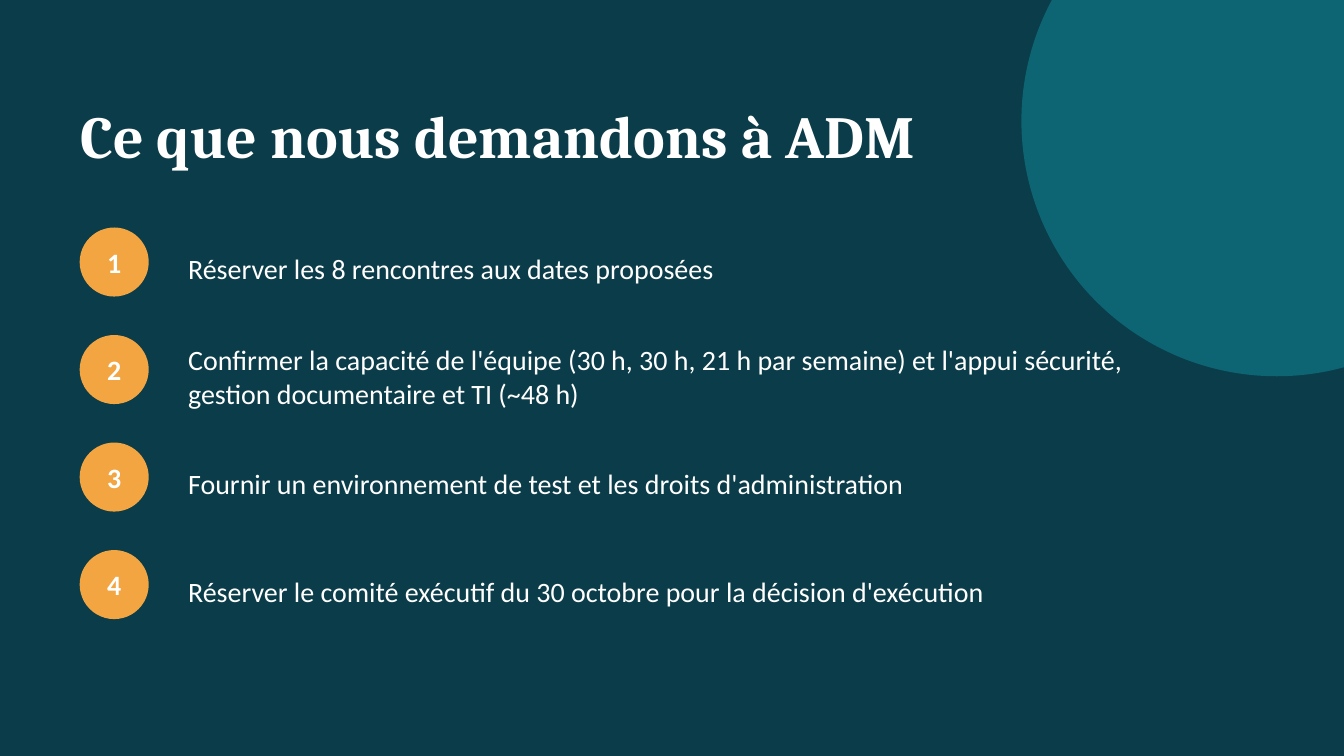
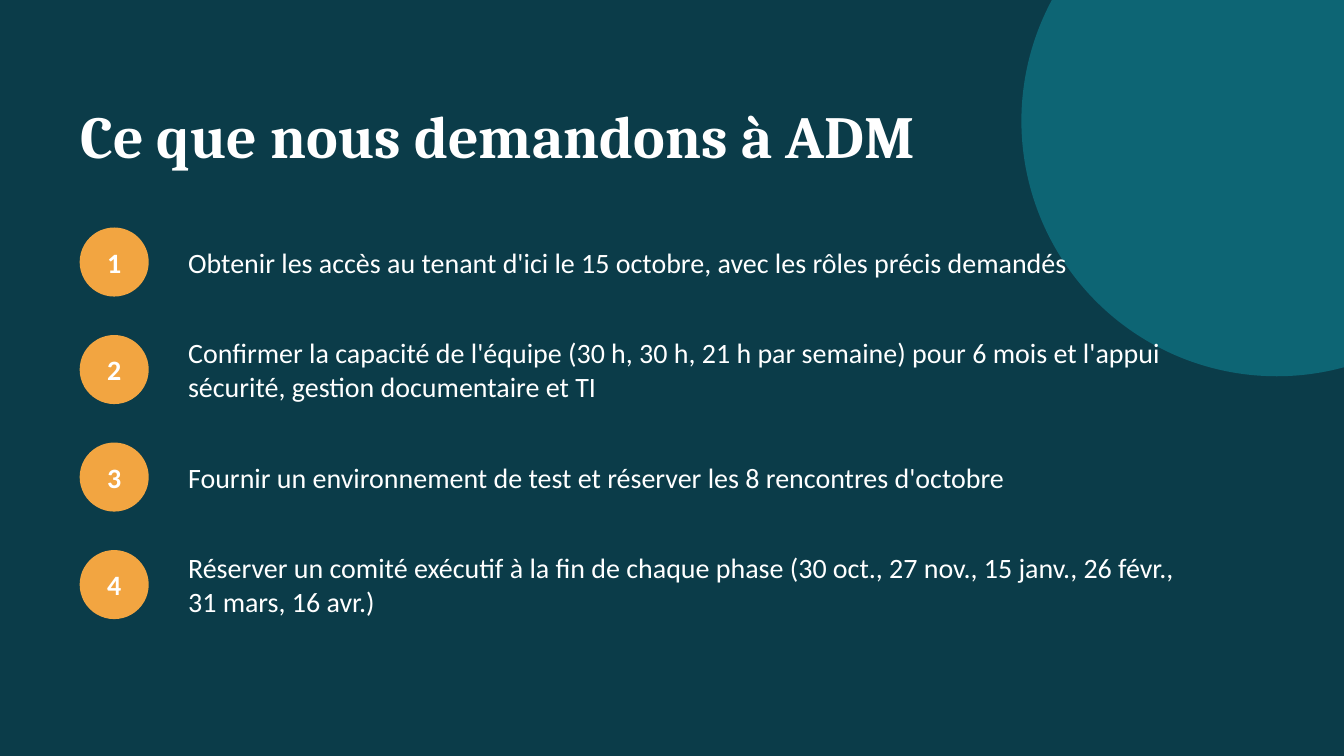
Before and after one commit to SEMTech42/DEV_Copilot, a slide deck: slide 12 of Presentation-Plan-Octobre-M365.pptx. Drawn at 1344x756 pixels with LibreOffice and Linux fonts; fonts in the diff are those of the drawing. Boxes give left, top, right and bottom in pixels: in the first picture for what was removed or moved away, otherwise in the second. Text is boxed around its words. In the diff, an @@ line names an element or a change of style, - is before the commit and + after.

```diff
--- a/Presentation-Plan-Octobre-M365.pptx
+++ b/Presentation-Plan-Octobre-M365.pptx
@@ text at box(188, 250, 1067, 278): text changed @@
-Réserver les 8 rencontres aux dates proposées
+Obtenir les accès au tenant d'ici le 15 octobre, avec les rôles précis demandés
@@ text at box(188, 340, 1159, 402): text changed @@
-Confirmer la capacité de l'équipe (30 h, 30 h, 21 h par semaine) et l'appui sécurité, gestion documentaire et TI (~48 h)
+Confirmer la capacité de l'équipe (30 h, 30 h, 21 h par semaine) pour 6 mois et l'appui sécurité, gestion documentaire et TI
@@ text at box(188, 468, 1004, 489): text changed @@
-Fournir un environnement de test et les droits d'administration
+Fournir un environnement de test et réserver les 8 rencontres d'octobre
@@ text at box(188, 557, 1173, 616): text changed @@
-Réserver le comité exécutif du 30 octobre pour la décision d'exécution
+Réserver un comité exécutif à la fin de chaque phase (30 oct., 27 nov., 15 janv., 26 févr., 31 mars, 16 avr.)
```
Also in this commit, not shown: 8 other slides changed, 3 slides added, 3 slides removed, 1 other file.
